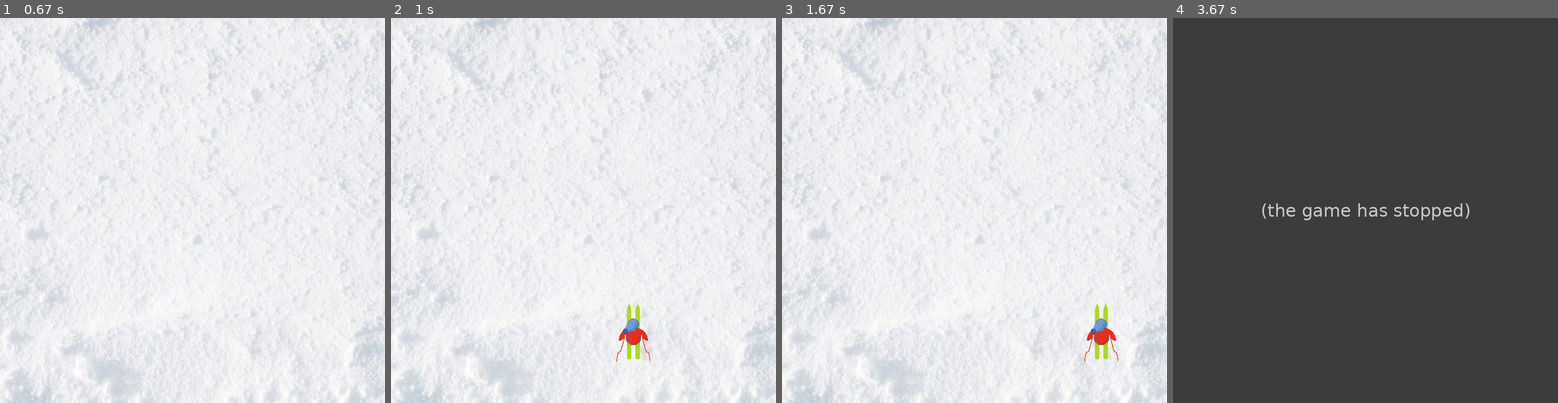
Above: before the commit, frames 1-4 (left to right).
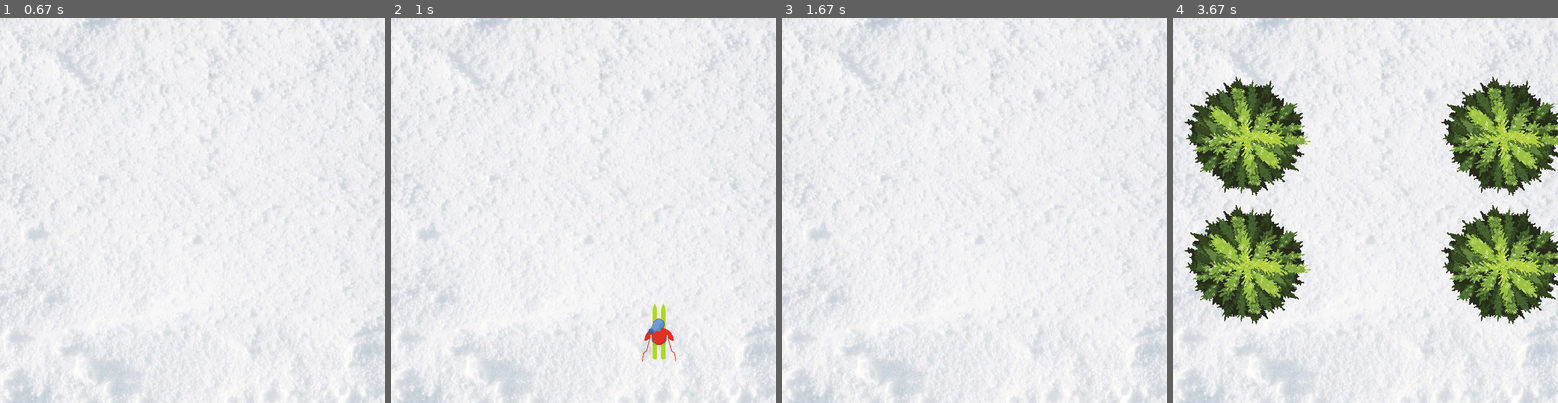
Above: after the commit, the same moments.

Repository: leomccormick/PyGame
Game: pygame game, started from main.py
Two runs of this game, one before a commit and one after it. Both use one fixed random seed, a clock stepped at 60 frames per second and the inputs below.
Inputs:
- Up to frame 1 (0.67 s): hold Right from 0.33 s (still down)
- Up to frame 2 (1 s): release Right at 0.8 s; hold Right from 0.83 s (still down)
- Up to frame 3 (1.67 s): release Right at 1.3 s
- Up to frame 4 (3.67 s): no input

Frame 1 is identical in both runs. In frame 2, 1.1% of the frame differs, in the area x 58-75%, y 74-90%; in frame 3, 0.5%; in frame 4, 98%, in the area x 0-100%, y 0-100%.
Before the commit the program exited at 3.53 s; later frames show no game.

Commit message:
velocidade

Diff:
--- a/game_screen.py
+++ b/game_screen.py
@@ -64,12 +64,12 @@
                     if event.key == pygame.K_LEFT or event.key == pygame.K_a:
                         if player.parado and player.rect.x != 25:
                             player.rect.x -= 1
-                            player.speedx = -10
+                            player.speedx = -15
                             player.parado = False
                     if event.key == pygame.K_RIGHT or event.key == pygame.K_d:
                         if player.parado and player.rect.x != 525:
                             player.rect.x += 1
-                            player.speedx = 10
+                            player.speedx = 15
                             player.parado = False
 
         all_sprites.update()
--- a/sprites.py
+++ b/sprites.py
@@ -24,9 +24,9 @@
             self.speedx *= 0
             self.parado = True
         if self.rect.x == 275 -1 or self.rect.x == 275-250-1 or self.rect.x == 275+250-1:
-            self.rect.x += -9
+            self.rect.x += -14
         elif self.rect.x == 275 +1 or self.rect.x == 275-250+1 or self.rect.x == 275+250+1:
-            self.rect.x += 9
+            self.rect.x += 14
         else:
             self.rect.x += self.speedx
 
